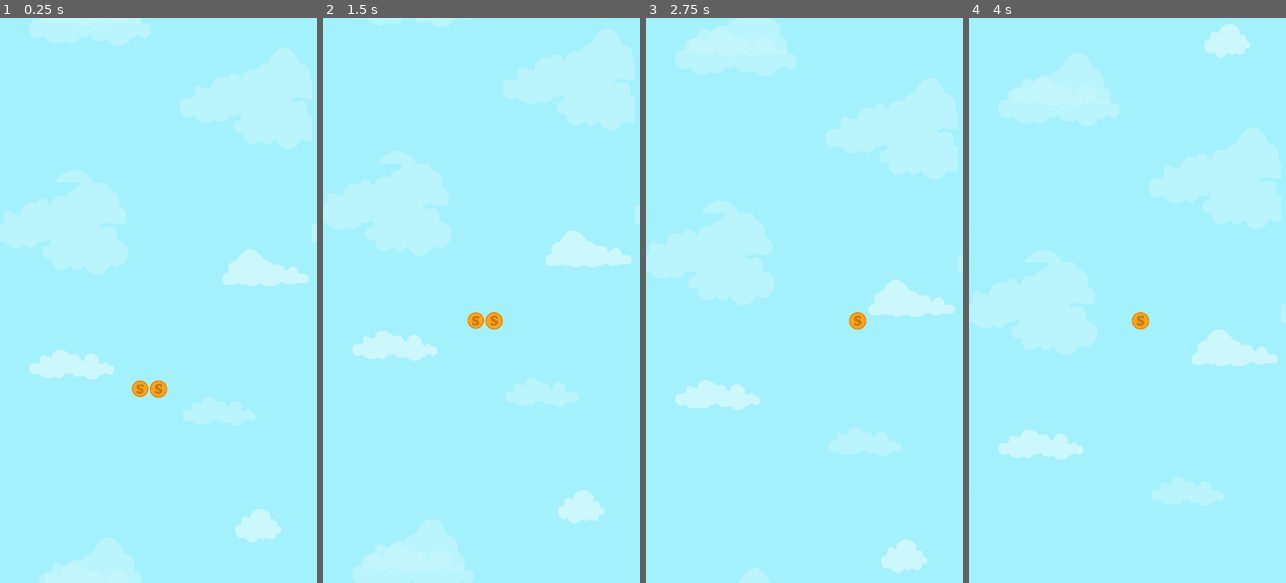
Above: before the commit, frames 1-4 (left to right).
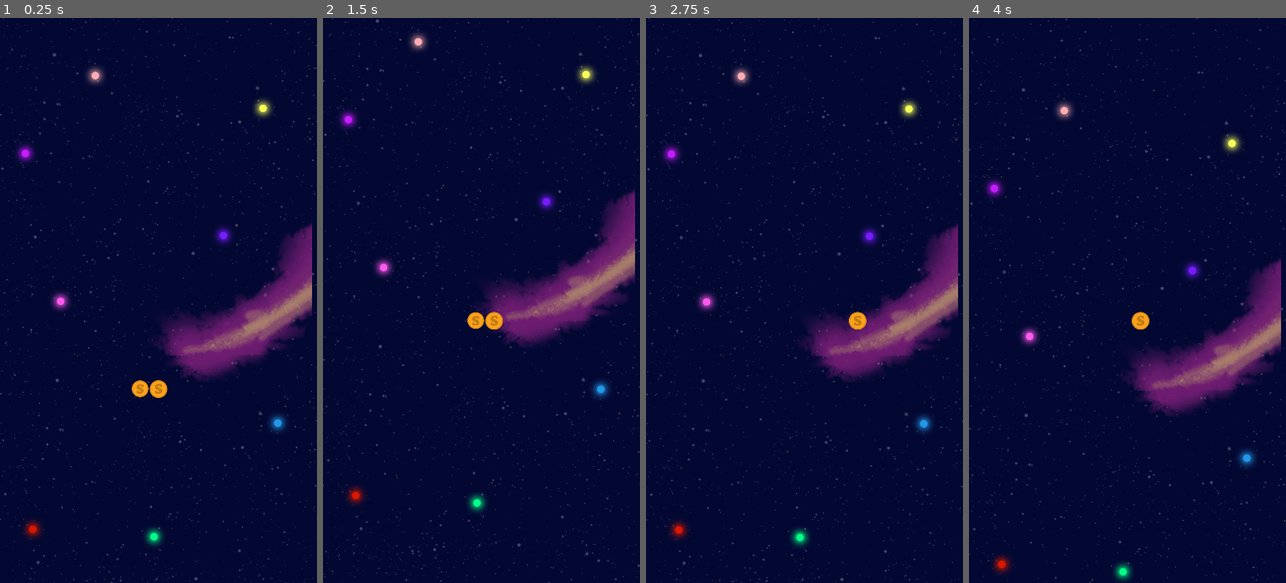
Above: after the commit, the same moments.

Repository: TheDoctorOfTime/Snake_Block
Game: Godot game, scene res://Scenes/Sandbox.tscn
Two runs of this game, one before a commit and one after it. Both use one fixed random seed, a clock stepped at 60 frames per second and the inputs below.
Inputs (mouse positions are in pixels of both pictures, inside the frame that each line leads up to):
- Up to frame 1 (0.25 s): no input
- Up to frame 2 (1.5 s): move the mouse to (551, 272) at 0.52 s; click (551, 272) at 0.67 s; drag from (418, 328) to (465, 413) at 1.27 s
- Up to frame 3 (2.75 s): move the mouse to (836, 176) at 2.02 s; click (836, 176) at 2.17 s
- Up to frame 4 (4 s): drag from (1111, 413) to (1032, 215) at 2.77 s; move the mouse to (1222, 385) at 3.52 s; click (1222, 385) at 3.67 s

The runs differ from the first frame. In frame 1, 100% of the frame differs, in the area x 0-100%, y 0-100%; in frame 2, 100%; in frame 3, 100%; in frame 4, 100%.

Commit message:
yeyeye
nonon

Diff:
--- a/Scenes/Sandbox.tscn
+++ b/Scenes/Sandbox.tscn
@@ -1,7 +1,8 @@
-[gd_scene load_steps=10 format=2]
+[gd_scene load_steps=11 format=2]
 
+[ext_resource path="res://Assets/Backgrounds/bg5-2.png" type="Texture" id=1]
 [ext_resource path="res://Scenes/snake.tscn" type="PackedScene" id=2]
-[ext_resource path="res://Assets/Backgrounds/bg1.png" type="Texture" id=3]
+[ext_resource path="res://Assets/Backgrounds/bg5.png" type="Texture" id=3]
 [ext_resource path="res://Scripts/Camera.gd" type="Script" id=4]
 [ext_resource path="res://Scripts/Spawner.gd" type="Script" id=5]
 [ext_resource path="res://Scripts/background.gd" type="Script" id=6]
@@ -17,7 +18,6 @@
 	vec4 col = texture(TEXTURE, shiftedUV);
 	COLOR = col;
 }"
-custom_defines = ""
 
 [sub_resource type="ShaderMaterial" id=2]
 shader = SubResource( 1 )
@@ -49,6 +49,20 @@
 __meta__ = {
 "_edit_use_anchors_": false
 }
+
+[node name="TextureRect2" type="TextureRect" parent="MainCamera"]
+material = SubResource( 2 )
+margin_left = -641.0
+margin_top = -2754.0
+margin_right = 644.0
+margin_bottom = 2791.0
+texture = ExtResource( 1 )
+stretch_mode = 2
+script = ExtResource( 6 )
+__meta__ = {
+"_edit_use_anchors_": false
+}
+scrollSpeed = -0.02
 
 [node name="LeftWall" type="KinematicBody2D" parent="MainCamera"]
 
--- a/Scripts/tail.gd
+++ b/Scripts/tail.gd
@@ -1,80 +1,12 @@
-extends KinematicBody2D
+extends Line2D
 
-const UP = Vector2(0, -1);
-const MAX = 0.01;
-const MAX2 = 0.001;
-
-var SPEED = 450;
-var speed;
-var CORRECTION_SPEED = 5;
-var SMOOTHING = 25;
-var tailNum;
-
-var target_node;
-var currPos;
-var nextPos;
-var baseY;
-var y;
-
-var timer1 = MAX;
-var timer2 = MAX2;
-var timer3 = MAX;
-
-var direction = 0;
-var velocity = 0;
-var motion = Vector2();
+var point;
 
 func _ready():
-#	if(tailNum == 1): SPEED = 450;
-#	elif(tailNum == 2): SPEED = 405;
-#	elif(tailNum == 3): SPEED = 360;
-#	elif(tailNum == 4): SPEED = 315;
-#	elif(tailNum == 5): SPEED = 270;
-#	elif(tailNum == 6): SPEED = 225;
-#	elif(tailNum == 7): SPEED = 180;
-#	else: SPEED = 135;
-
-#	SPEED = 450;
-
-	baseY = position.y;
-	currPos = global_position.x;
-
-
-func _process(deltaTime):
-	if (target_node == null): return;
-
-	nextPos = target_node.global_position.x
-
-	if(timer1 > 0):
-		timer1 -= deltaTime;
-		global_position.x = currPos;
-	else:
-		if(timer2 > 0): timer2 -= deltaTime;
-		else:
-			if(global_position.x > nextPos): direction = -1;
-			elif(global_position.x < nextPos): direction = 1;
-			else: direction = 0;
-			timer2 = MAX2;
-
-		if(position.x > 0 && position.x < 5):
-			speed = 1;
-		elif(position.x < 0 && position.x > -5):
-			speed = 1;
-		else:
-			speed = SPEED;
-
-		currPos = global_position.x;
-		timer1 = MAX;
+	#set_as_toplevel(true);
+	pass;
 
 func _physics_process(deltaTime):
-
-	if direction != 0: velocity = direction * speed;
-	elif direction == 0:
-		if velocity != 0:
-			if velocity < 0: velocity += SMOOTHING;
-			if velocity > 0: velocity -= SMOOTHING;
-
-	motion.x = velocity;
-	motion.y = 0;
-
-	motion = move_and_slide(motion, UP);
+	point = get_parent().position;
+	add_point(point);
+	if(points.size() > 100): remove_point(0);
Binary file added: Assets/Backgrounds/bg5-2.png
Not shown, added: Assets/Backgrounds/bg5-2.png.import
Binary file added: Assets/Backgrounds/bg5.png
Not shown, added: Assets/Backgrounds/bg5.png.import
Binary file added: Assets/Backgrounds/transparent.png
Not shown, added: Assets/Backgrounds/transparent.png.import
Binary file added: Assets/BlockSkins/qube5.png
Not shown, added: Assets/BlockSkins/qube5.png.import
